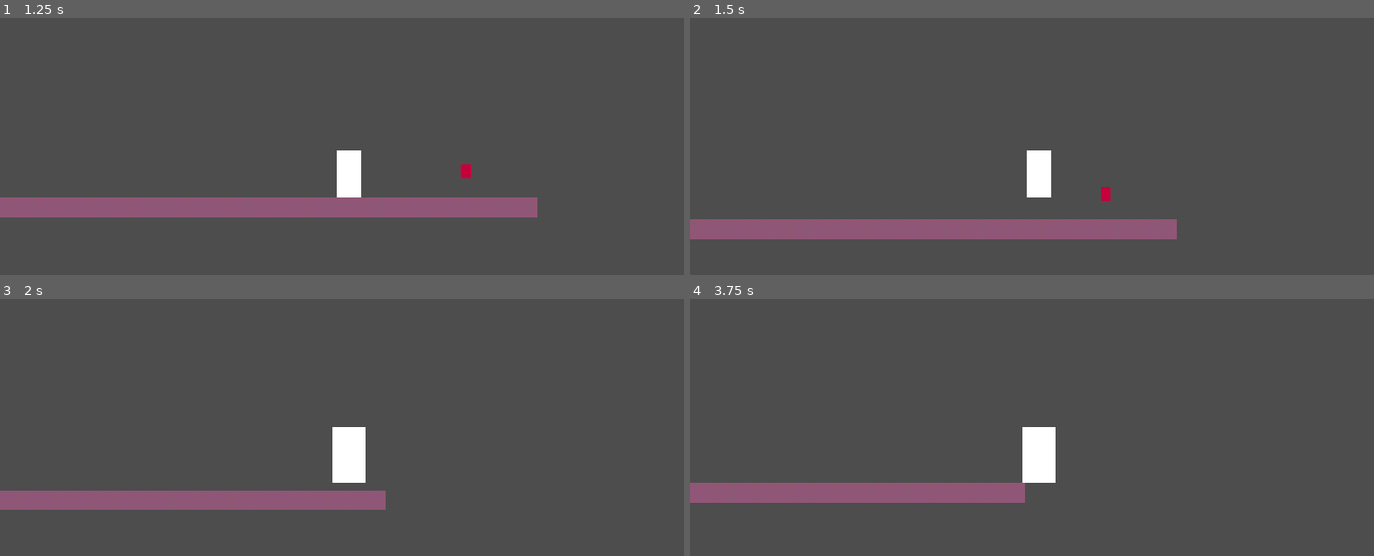
Above: before the commit, frames 1-4 (two rows, left to right).
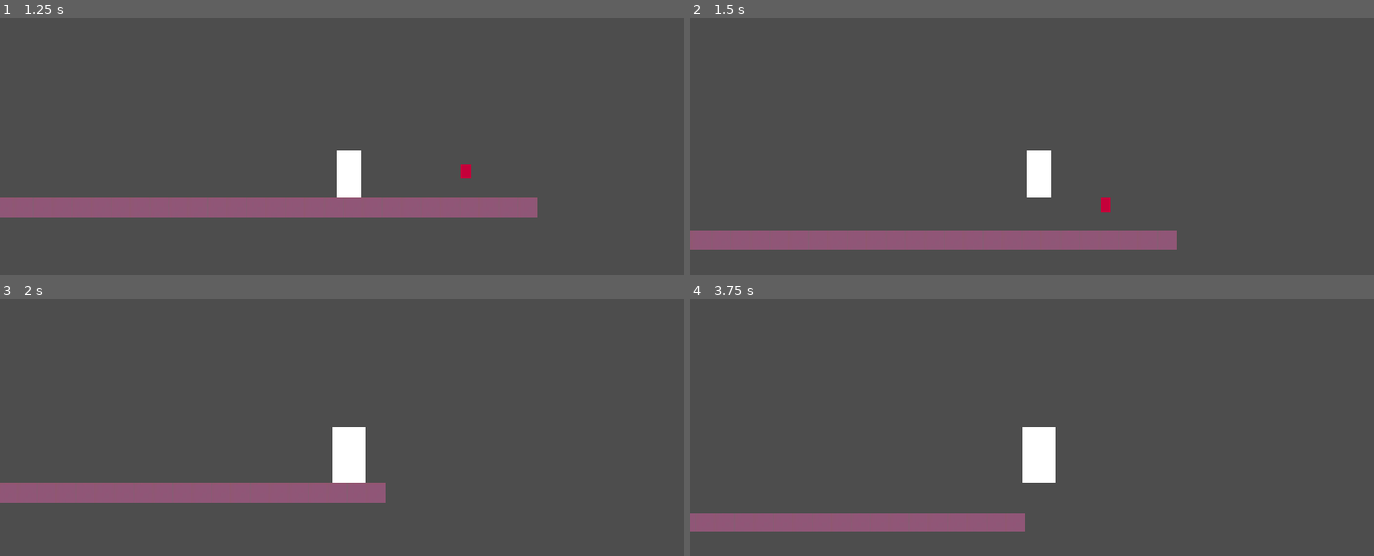
Above: after the commit, the same moments.

Repository: DyingCandy/3-apples-tall
Game: Godot game, scene res://Scenes/main_scene.tscn
Same seed, same stepped clock (60 frames per second), same inputs: the game is played once before the commit and once after it.
Inputs:
- Up to frame 1 (1.25 s): hold D (right) from 0.53 s (still down); hold Space (jump) from 0.53 s (still down)
- Up to frame 2 (1.5 s): keep holding D (right); release Space (jump) at 1.28 s; tap Space (jump) at 1.35 s
- Up to frame 3 (2 s): keep holding D (right); tap Space (jump) at 1.52, 1.82 s
- Up to frame 4 (3.75 s): release D (right) at 2.03 s; hold A (left) 2.03-2.78 s; hold Space (jump) 2.03-2.78 s; hold D (right) from 2.78 s (still down); tap Space (jump) at 2.85, 3.02, 3.32 s; hold Space (jump) from 3.53 s (still down)

Frame 1 is identical in both runs. In frame 2, 6.2% of the frame differs, in the area x 0-72%, y 65-91%; in frame 3, 3.2%; in frame 4, 7.3%, in the area x 0-49%, y 71-91%.

Commit message:
Moved script to scripts file

Diff:
--- a/jame-gam/Scenes/Entities/apple.tscn
+++ b/jame-gam/Scenes/Entities/apple.tscn
@@ -1,6 +1,6 @@
 [gd_scene format=3 uid="uid://b5lb5imq2invg"]
 
-[ext_resource type="Script" uid="uid://bcsduimdge5wx" path="res://Scenes/Entities/apple.gd" id="1_ih2og"]
+[ext_resource type="Script" uid="uid://bcsduimdge5wx" path="res://Scripts/apple.gd" id="1_ih2og"]
 
 [sub_resource type="RectangleShape2D" id="RectangleShape2D_m7gnc"]
 size = Vector2(24, 30)
--- a/jame-gam/Scripts/player.gd
+++ b/jame-gam/Scripts/player.gd
@@ -11,7 +11,7 @@
 		velocity += get_gravity() * delta
 
 	# Handle jump.
-	if Input.is_action_just_pressed("jump") and is_on_floor():
+	if Input.is_action_pressed("jump") and is_on_floor():
 		velocity.y = jumpVelocity * delta
 
 	#Movement
Renamed: jame-gam/Scenes/Entities/apple.gd -> jame-gam/Scripts/apple.gd
Renamed: jame-gam/Scenes/Entities/apple.gd.uid -> jame-gam/Scripts/apple.gd.uid
